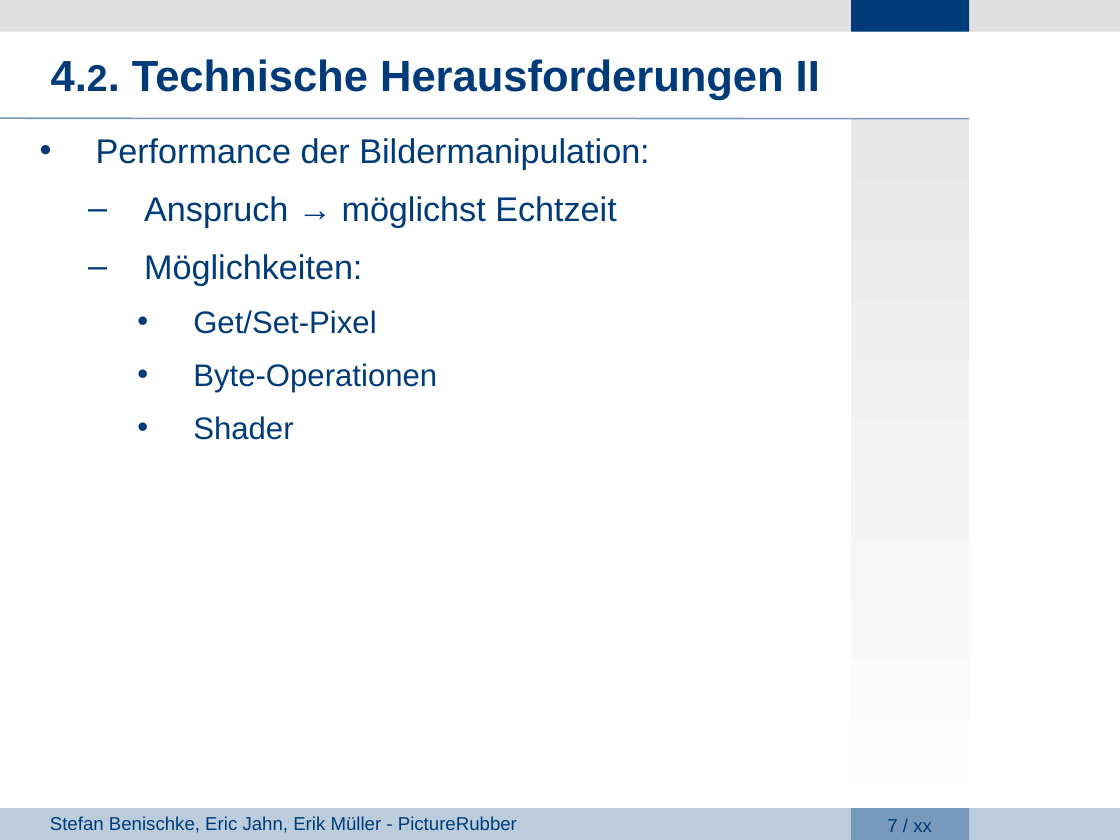
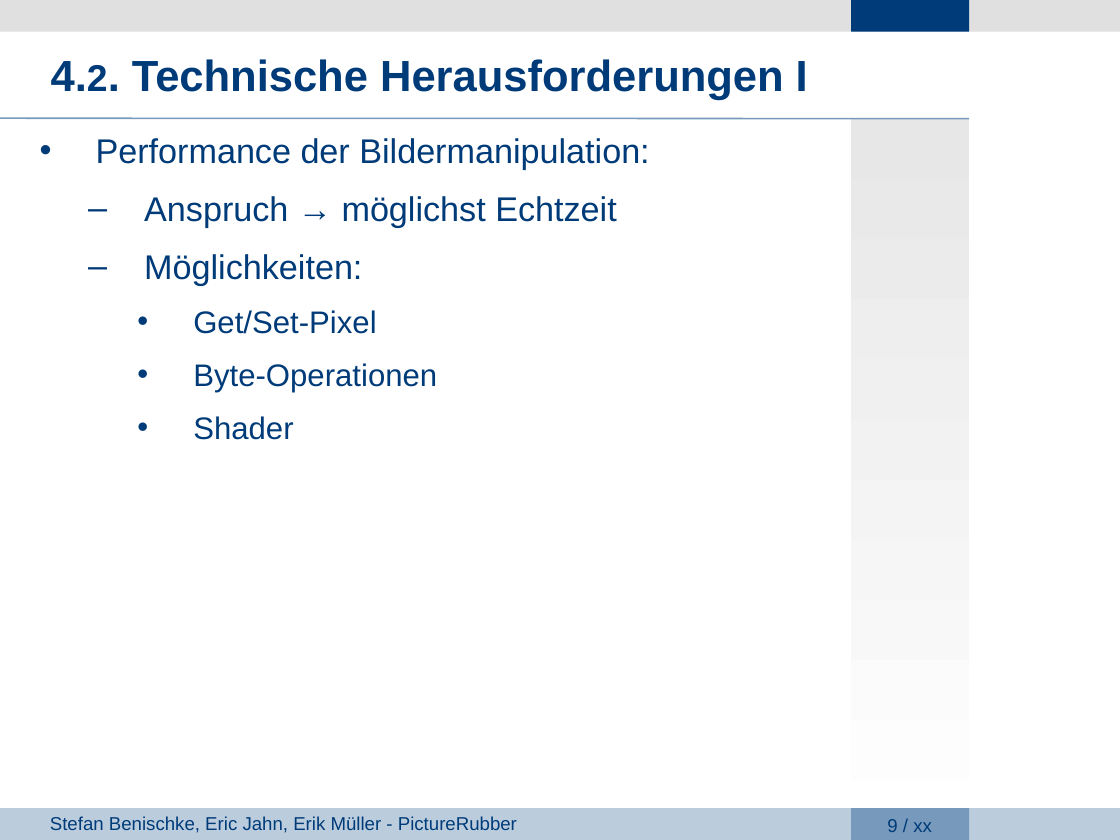
Before and after one commit to giuliarouge/picturerubber, a slide deck: slide 9 of Präsentation.ppt (slide 7 before the commit). Drawn at 1120x840 pixels with LibreOffice and Linux fonts; fonts in the diff are those of the drawing; background and template pictures are left out. Boxes give left, top, right and bottom in pixels: in the first picture for what was removed or moved away, otherwise in the second. Text is boxed around its words. In the diff, an @@ line names an element or a change of style, - is before the commit and + after.

```diff
--- a/Präsentation.ppt
+++ b/Präsentation.ppt
@@ text at (51,59,808,101): text changed @@
-4.2. Technische Herausforderungen II
+4.2. Technische Herausforderungen I
@@ page number at (887,819,932,832): text changed @@
-7 / xx
+9 / xx
```
Also in this commit, not shown: 5 other slides changed, 8 slides added, 1 slide removed, 3 other files.
